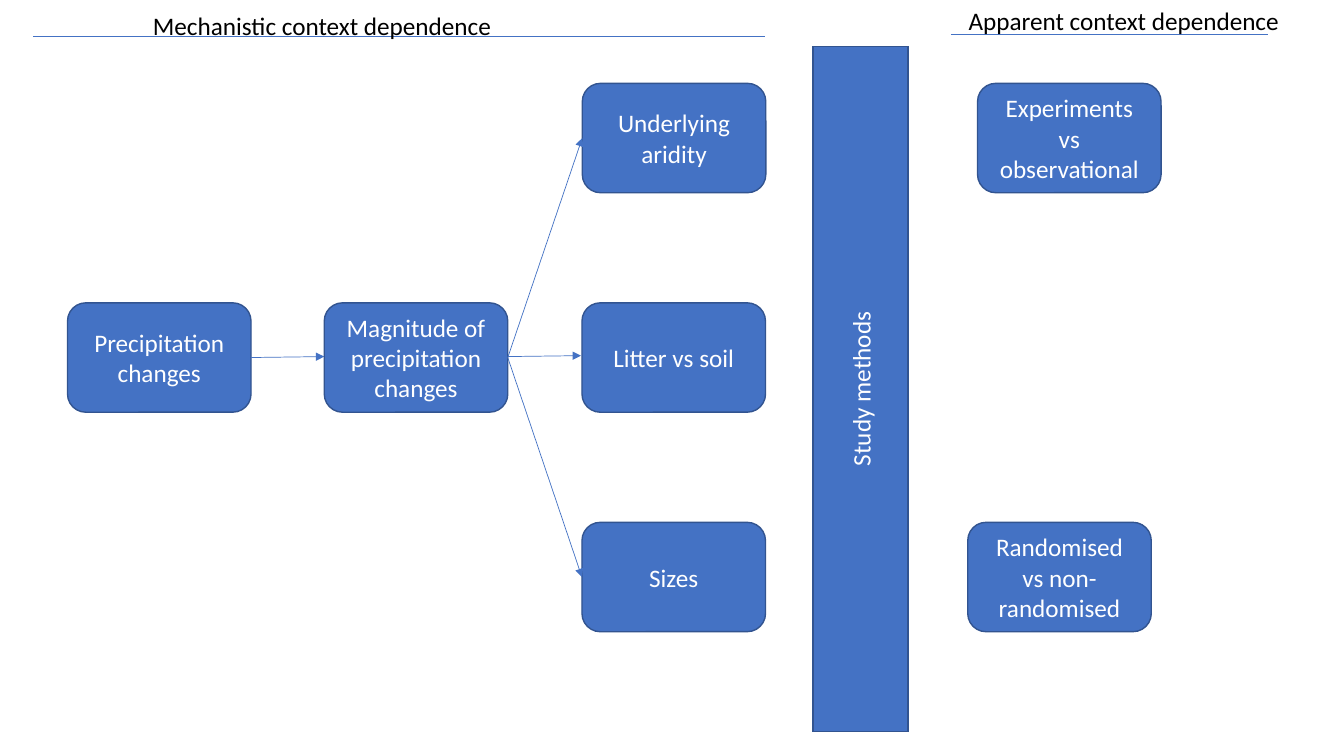
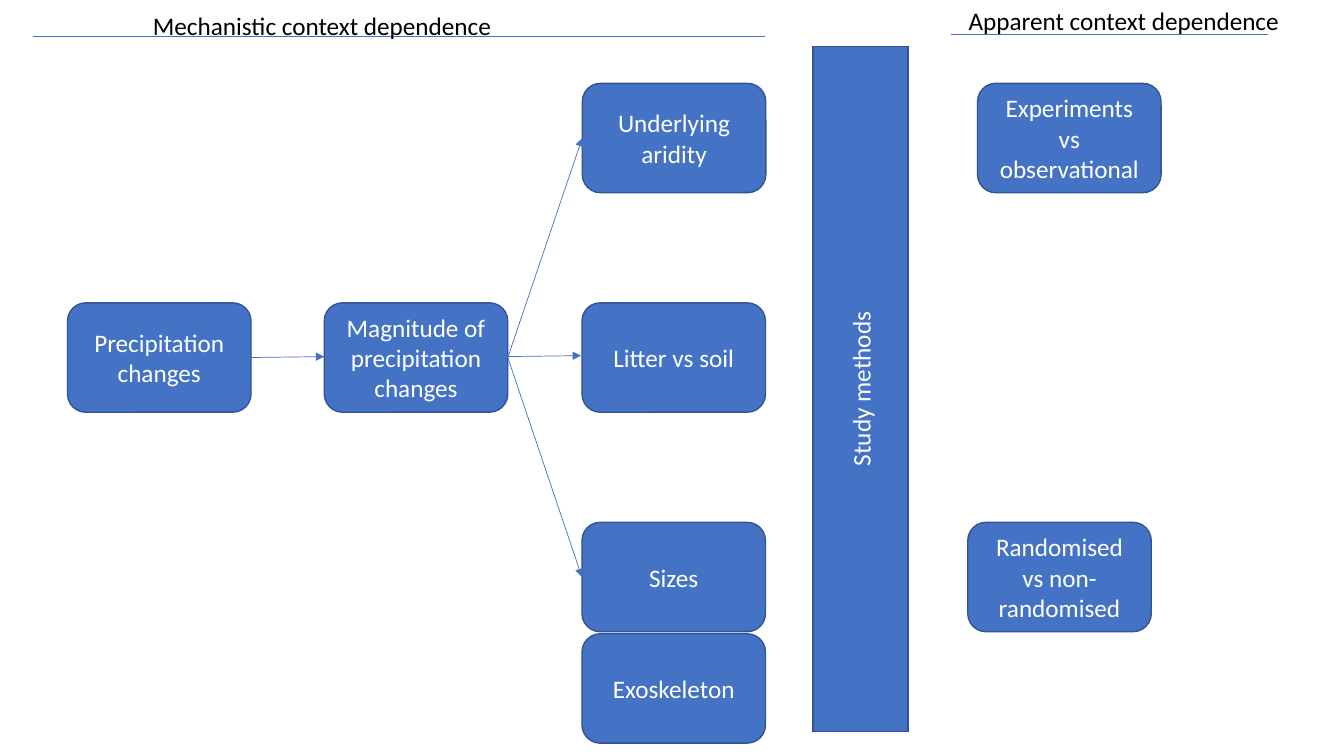
Before and after one commit to phil-martin-research/precip_changes_soil_fauna, a slide deck: slide 1 of figures/for_paper/Conceptual_diagram.pptx. Drawn at 1344x756 pixels with LibreOffice and Linux fonts; fonts in the diff are those of the drawing. Boxes give left, top, right and bottom in pixels: in the first picture for what was removed or moved away, otherwise in the second. Text is boxed around its words. In the diff, an @@ line names an element or a change of style, - is before the commit and + after.

```diff
--- a/figures/for_paper/Conceptual_diagram.pptx
+++ b/figures/for_paper/Conceptual_diagram.pptx
@@ rounded rectangle added at (582,634,765,743), fill #4472C4, outline #325491 1 pt, 18 pt, text #FFFFFF @@
+Exoskeleton
```
Also in this commit, not shown: 17 other files.
